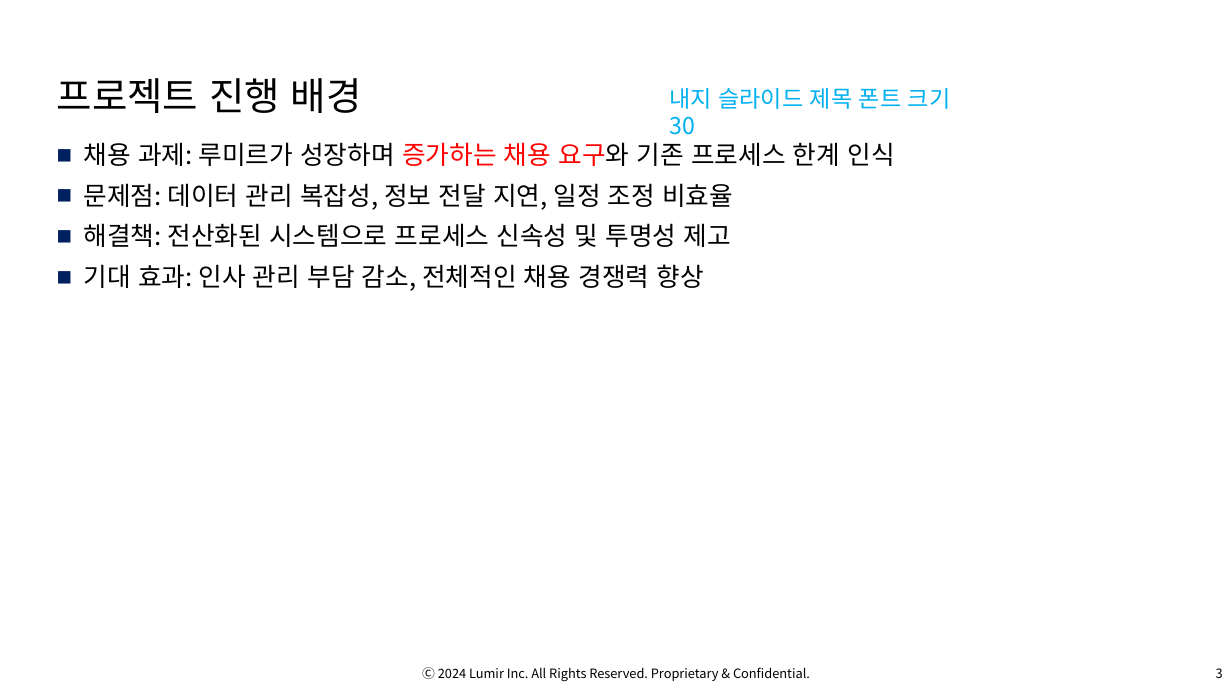
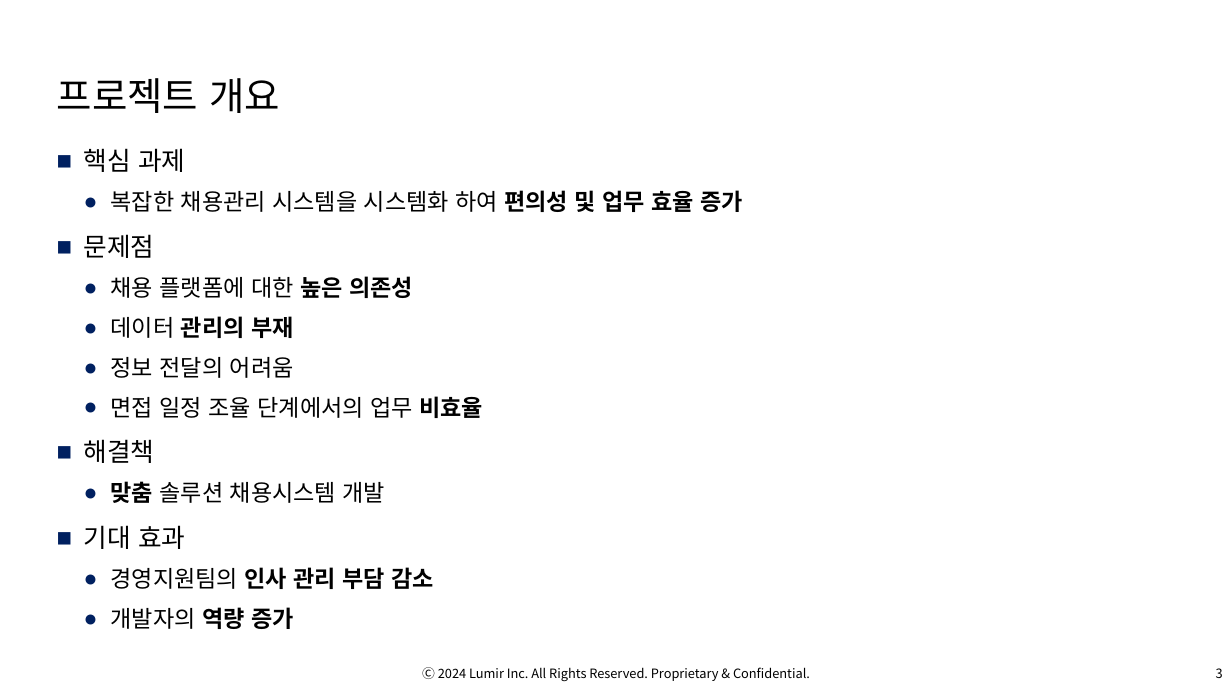
Before and after one commit to OsterRepository/OsterRepository, a slide deck: slide 4 of 기술 7부 김민수 성과 발표.pptx. Drawn at 1232x693 pixels with LibreOffice and Linux fonts; fonts in the diff are those of the drawing; background and template pictures are left out. Boxes give left, top, right and bottom in pixels: in the first picture for what was removed or moved away, otherwise in the second. Text is boxed around its words. In the diff, an @@ line names an element or a change of style, - is before the commit and + after.

```diff
--- a/기술 7부 김민수 성과 발표.pptx
+++ b/기술 7부 김민수 성과 발표.pptx
@@ title at bbox=[57, 78, 280, 113]: text changed @@
-프로젝트 진행 배경
+프로젝트 개요
@@ text removed at bbox=[669, 88, 951, 109] @@
-내지 슬라이드 제목 폰트 크기 30
@@ text at bbox=[84, 148, 743, 629]: text changed; size 20 to 18 pt @@
-■ 채용 과제: 루미르가 성장하며 증가하는 채용 요구와 기존 프로세스 한계 인식
-■ 문제점: 데이터 관리 복잡성, 정보 전달 지연, 일정 조정 비효율
-■ 해결책: 전산화된 시스템으로 프로세스 신속성 및 투명성 제고
-■ 기대 효과: 인사 관리 부담 감소, 전체적인 채용 경쟁력 향상
+■ 핵심 과제
+  ● 복잡한 채용관리 시스템을 시스템화 하여 편의성 및 업무 효율 증가
+■ 문제점
+  ● 채용 플랫폼에 대한 높은 의존성
+  ● 데이터 관리의 부재
+  ● 정보 전달의 어려움
+  ● 면접 일정 조율 단계에서의 업무 비효율
+■ 해결책
+  ● 맞춤 솔루션 채용시스템 개발
+■ 기대 효과
+  ● 경영지원팀의 인사 관리 부담 감소
+  ● 개발자의 역량 증가
```
Also in this commit, not shown: 15 other slides changed, 1 slide added, 3 slides removed, 1 other file.
